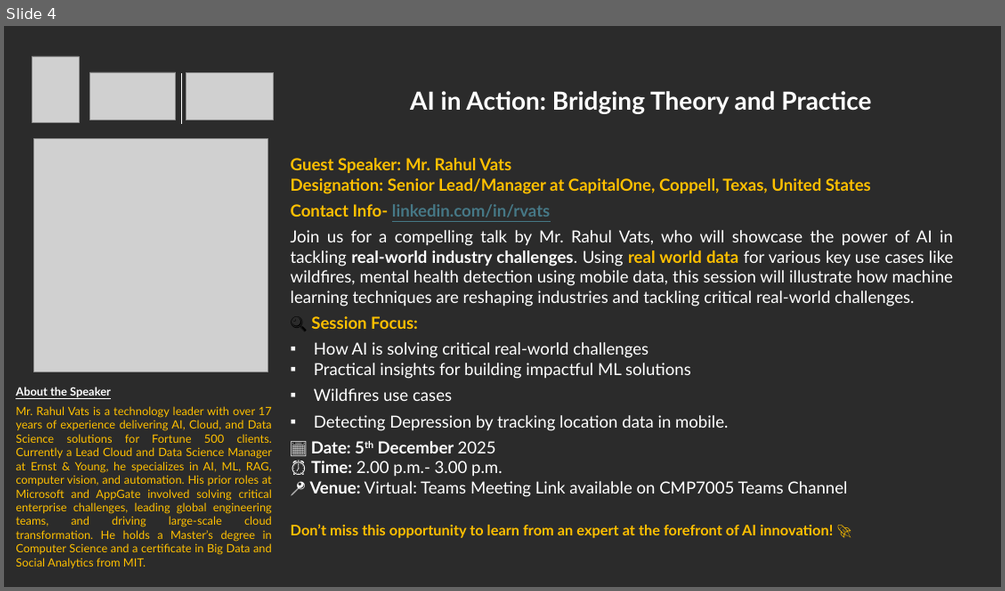
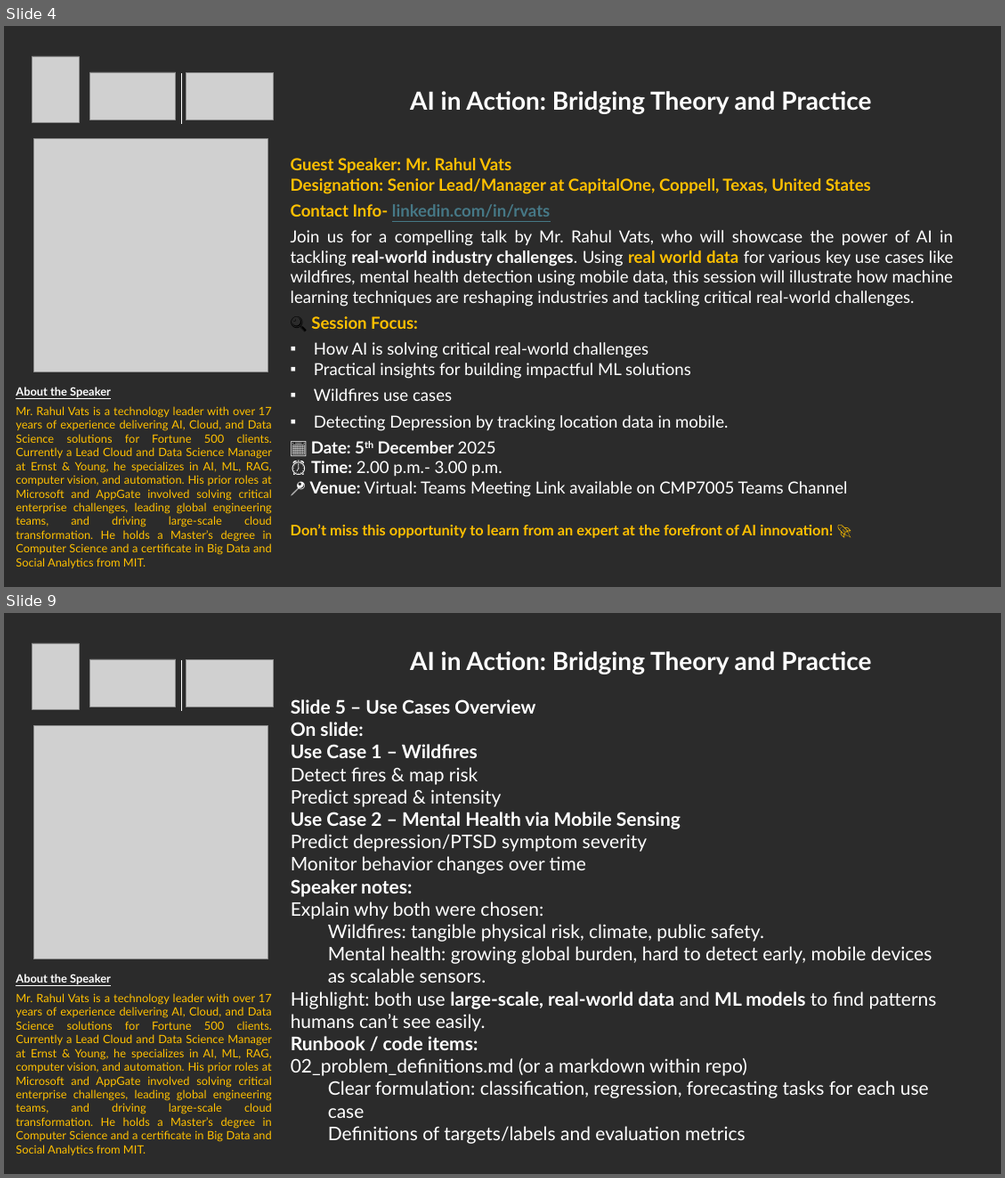
Before and after one commit to rvats/CardiffMetropolitanUniversity_Talk_By_RahulVats, a slide deck: AITalk_at_Cardiff_By_RahulVats.pptx. Shown one above the other, each under a label of ours: slide 4 before the commit, slides 4 and 9 after it; the slides between them are not shown. The pictures are 1005x591 and 1005x1178 pixels, drawn with LibreOffice and Linux fonts; fonts in the diff are those of the drawing; grey boxes stand for pictures; background and template pictures are left out; a plain dark background stands for a picture behind light text. Boxes give left, top, right and bottom in pixels: in the first picture for what was removed or moved away, otherwise in the second. Text is boxed around its words. In the diff, an @@ line names an element or a change of style, - is before the commit and + after.

```diff
--- a/AITalk_at_Cardiff_By_RahulVats.pptx
+++ b/AITalk_at_Cardiff_By_RahulVats.pptx
@@ slide 9 added at bbox=[4, 613, 1001, 1174], background picture (left out) @@
@@ picture added at bbox=[32, 643, 79, 709] @@
@@ picture added at bbox=[90, 659, 176, 706] @@
@@ line added from (181, 660) to (181, 711), #FFFFFF 0.25 pt @@
@@ picture added at bbox=[186, 659, 273, 706] @@
@@ text added at bbox=[410, 651, 871, 674], 24 pt, text #FFFFFF, bold @@
+AI in Action: Bridging Theory and Practice
@@ text added at bbox=[291, 699, 937, 1143], 18 pt, text #FFFFFF @@
+Slide 5 – Use Cases Overview
+On slide:
+Use Case 1 – Wildfires
+Detect fires & map risk
+Predict spread & intensity
+Use Case 2 – Mental Health via Mobile Sensing
+Predict depression/PTSD symptom severity
+Monitor behavior changes over time
+Speaker notes:
+Explain why both were chosen:
+  Wildfires: tangible physical risk, climate, public safety.
+  Mental health: growing global burden, hard to detect early, mobile devices as scalable sensors.
+Highlight: both use large-scale, real-world data and ML models to find patterns humans can’t see easily.
+Runbook / code items:
+02_problem_definitions.md (or a markdown within repo)
+  Clear formulation: classification, regression, forecasting tasks for each use case
+  Definitions of targets/labels and evaluation metrics
@@ picture added at bbox=[33, 726, 267, 959] @@
@@ text added at bbox=[16, 973, 272, 1155], 11 pt, text #FFC000 @@
+About the Speaker
+Mr. Rahul Vats is a technology leader with over 17 years of experience delivering AI, Cloud, and Data Science solutions for Fortune 500 clients. Currently a Lead Cloud and Data Science Manager at Ernst & Young, he specializes in AI, ML, RAG, computer vision, and automation. His prior roles at Microsoft and AppGate involved solving critical enterprise challenges, leading global engineering teams, and driving large-scale cloud transformation. He holds a Master’s degree in Computer Science and a certificate in Big Data and Social Analytics from MIT.
```
Also in this commit, not shown: 17 other slides added.
